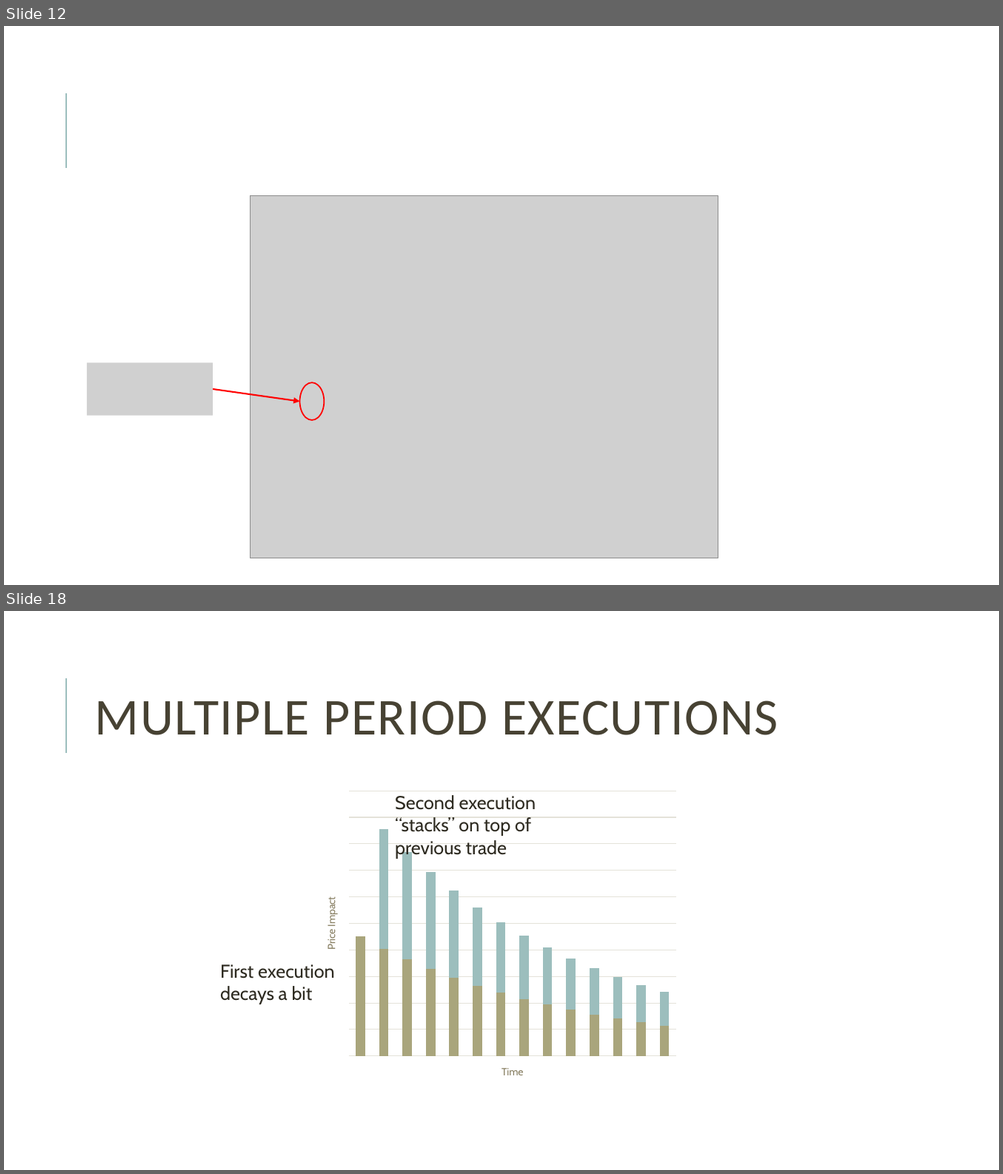
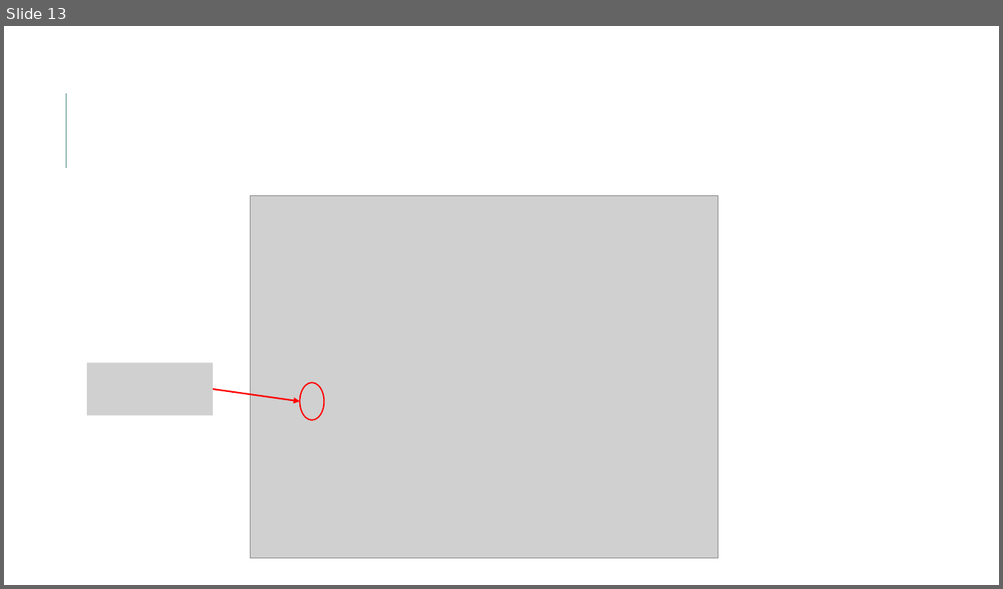
Before and after one commit to ef4s/RoughVol, a slide deck: Volatility Is Rough.pptx. Shown one above the other, each under a label of ours: slides 12 and 18 before the commit, slide 13 after it; the slides between them are not shown. The pictures are 1003x1174 and 1003x589 pixels, drawn with LibreOffice and Linux fonts; fonts in the diff are those of the drawing; grey boxes stand for pictures. Boxes give left, top, right and bottom in pixels: in the first picture for what was removed or moved away, otherwise in the second. Text is boxed around its words. In the diff, an @@ line names an element or a change of style, - is before the commit and + after.

```diff
--- a/Volatility Is Rough.pptx
+++ b/Volatility Is Rough.pptx
@@ slide 18 removed at (4,611,999,1170), background #FFFFFF; not listed: 1 template element that a slide beside it also shows @@
@@ title removed at (95,701,778,735) @@
-MULTIPLE PERIOD EXECUTIONS
@@ column stacked chart removed at (308,785,684,1093) @@
-categories: 1, 2, 3, 4, 5, 6, 7, 8, 9, 10, 11, 12, 13, 14
-Series 1: 100, 90, 81, 73, 66, 59, 53, 48, 43, 39, 35, 31, 28, 25
-Series 2: -, 100, 90, 81, 73, 66, 59, 53, 48, 43, 39, 35, 31, 28
@@ text removed at (395,795,536,859) @@
-Second execution “stacks” on top of previous trade
@@ text removed at (220,965,335,1005) @@
-First execution decays a bit
@@ what was slide 12 is now slide 13 @@
```
Also in this commit, not shown: 8 slides changed, 5 slides added, 13 other slides removed, 7 other files.
